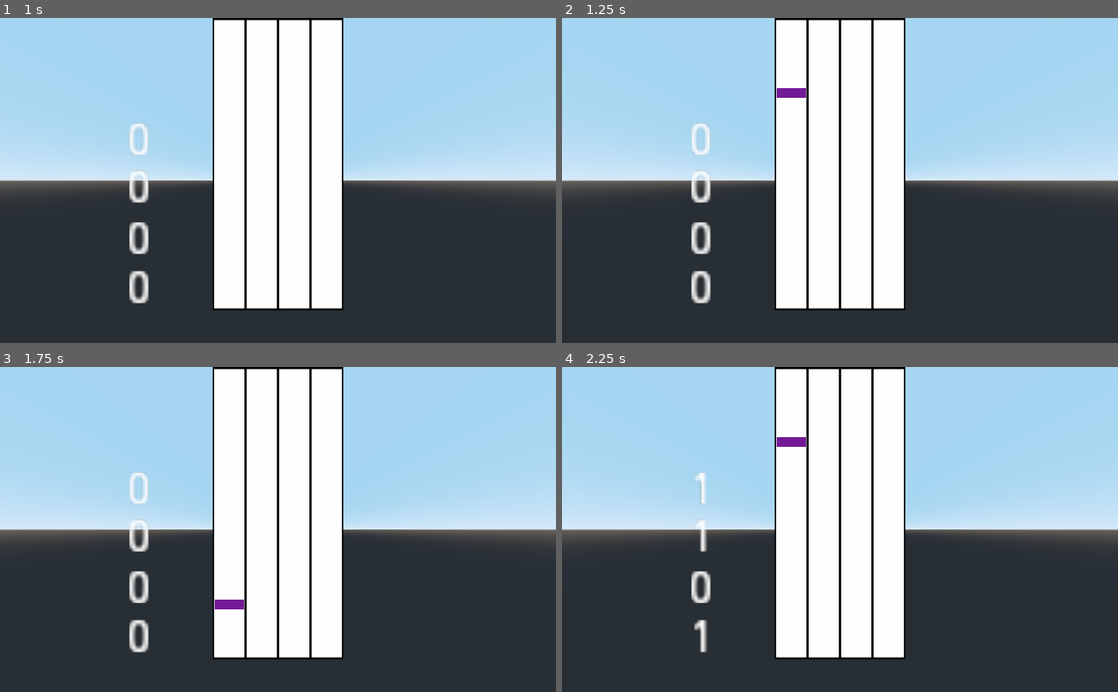
Above: before the commit, frames 1-4 (two rows, left to right).
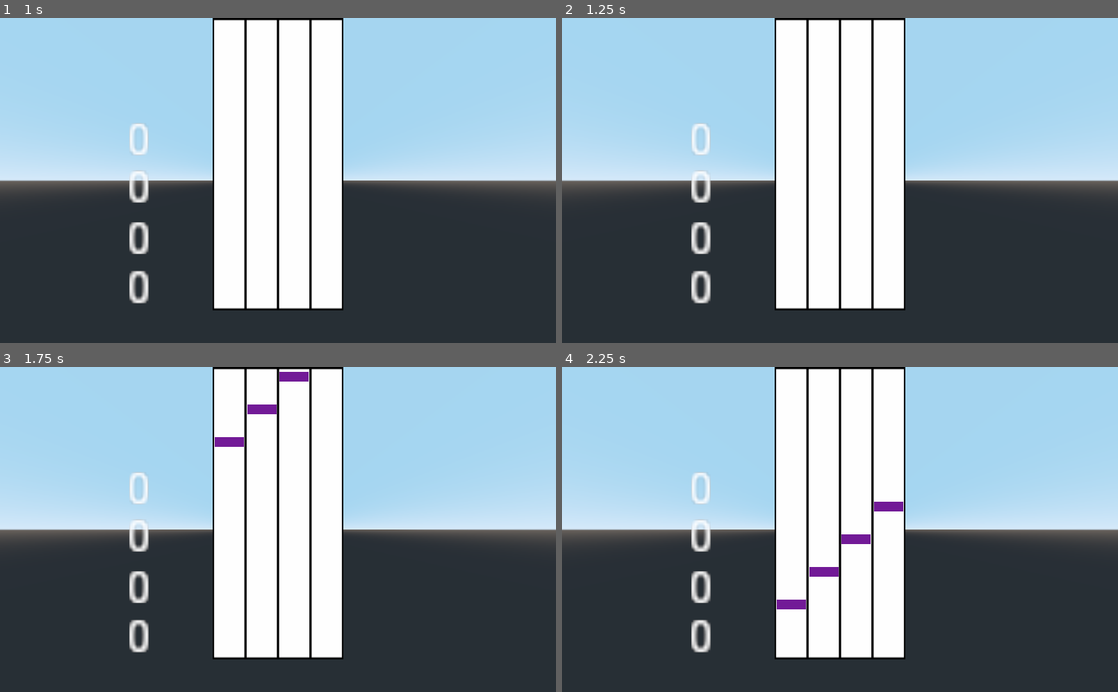
Above: after the commit, the same moments.

Repository: Xwilarg/BearJam
Game: Godot game, scene res://Scenes/Night.tscn
The game is run twice, just before and just after one commit, with the same random seed, the same clock (stepped at 60 frames per second) and the same inputs. This scene is started directly instead of the project's main scene.
Inputs (mouse positions are in pixels of both pictures, inside the frame that each line leads up to):
- Up to frame 1 (1 s): tap Enter at 0.5 s; move the mouse to (400, 164) at 0.52 s; hold D (right) from 0.53 s (still down); hold Space (action_spacebar) from 0.53 s (still down)
- Up to frame 2 (1.25 s): keep holding D (right); keep holding Space (action_spacebar)
- Up to frame 3 (1.75 s): move the mouse to (166, 545) at 1.27 s; release D (right) at 1.28 s; release Space (action_spacebar) at 1.28 s; hold S (backward) from 1.28 s (still down); tap Space (action_spacebar) at 1.35 s
- Up to frame 4 (2.25 s): move the mouse to (895, 458) at 2.02 s; release S (backward) at 2.03 s; hold D (right) from 2.03 s (still down); hold Space (action_spacebar) from 2.03 s (still down)

Frame 1 is identical in both runs. In frame 2, 0.2% of the frame differs, in the area x 38-44%, y 21-25%; in frame 3, 0.6%; in frame 4, 1.5%, in the area x 23-62%, y 21-88%.

Commit message:
Add patterns

Diff:
--- a/Scripts/Night.gd
+++ b/Scripts/Night.gd
@@ -7,19 +7,45 @@
 var best_combo = 0;
 var rng: RandomNumberGenerator = RandomNumberGenerator.new()
 
+enum Pattern { Single, Stair, Ladder }
+
+var patternProg: int
+var patternRand: int
+var patternArray: Array
 const notePrefab = preload("../Scenes/Note.tscn")
 var timer = 1
 
-func _ready():
-	pass
+func getPatternArray(pattern: int) -> Array:
+	if pattern == Pattern.Single:
+		return [rng.randi_range(0, 3)]
+	elif pattern == Pattern.Stair:
+		if rng.randi_range(0, 1) == 0:
+			return [0, 1, 2, 3]
+		return [3, 2, 1, 0]
+	elif pattern == Pattern.Ladder:
+		var rand = rng.randi_range(0, 5)
+		if rand == 0: return [0, 1, 0, 1]
+		elif rand == 1: return [1, 2, 1, 2]
+		elif rand == 2: return [2, 3, 2, 3]
+		elif rand == 3: return [3, 2, 3, 2]
+		elif rand == 4: return [2, 1, 2, 1]
+		else: return [1, 0, 1, 0]
+	return []
+
 
 func _process(delta):
 	timer -= delta
 	if timer <= 0:
-		var inst = notePrefab.instance()
-		inst.translate(Vector3(-1.5 + 1 * rng.randi_range(0, 3), 10.2, -2.0))
-		add_child(inst)
-		timer = 1
+		if patternProg == patternArray.size():
+			patternProg = 0
+			patternArray = getPatternArray(rng.randi_range(0, 2))
+			timer = 0.5
+		else:
+			var inst = notePrefab.instance()
+			inst.translate(Vector3(-1.5 + 1 * patternArray[patternProg], 10.2, -2.0))
+			add_child(inst)
+			timer = 0.1
+			patternProg += 1
 	hit = check_note($"Hit Area", hit);
 	perfect = check_note($"Perfect Area", perfect);
 	update_ui()
@@ -34,8 +60,9 @@
 	var notes = zone.get_overlapping_bodies();
 
 	var xOffset = -1.5
-	for i in 4:
-		for note in notes:
+	var breakLoop = false
+	for note in notes:
+		for i in 4:
 			if note.translation.x == xOffset + i:
 				for y in 4:
 					if Input.is_action_pressed("Line_" + str(y)):
@@ -45,6 +72,10 @@
 							best_combo = combo;
 						notes.erase(note)
 						note.free();
+						breakLoop = true
+						break
+			if breakLoop:
+				break
 	return(score);
 
 func _on_Miss_Area_body_entered(body):
